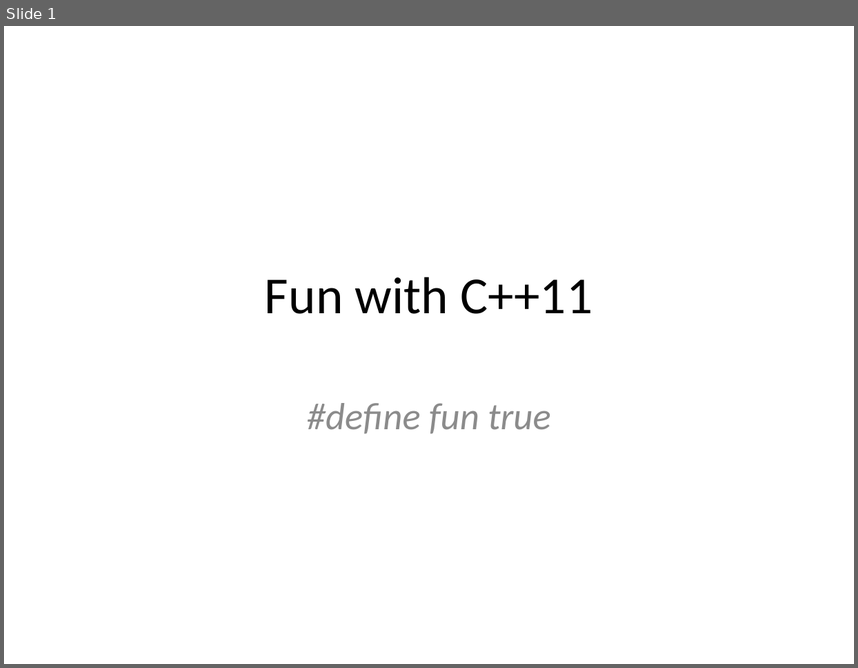
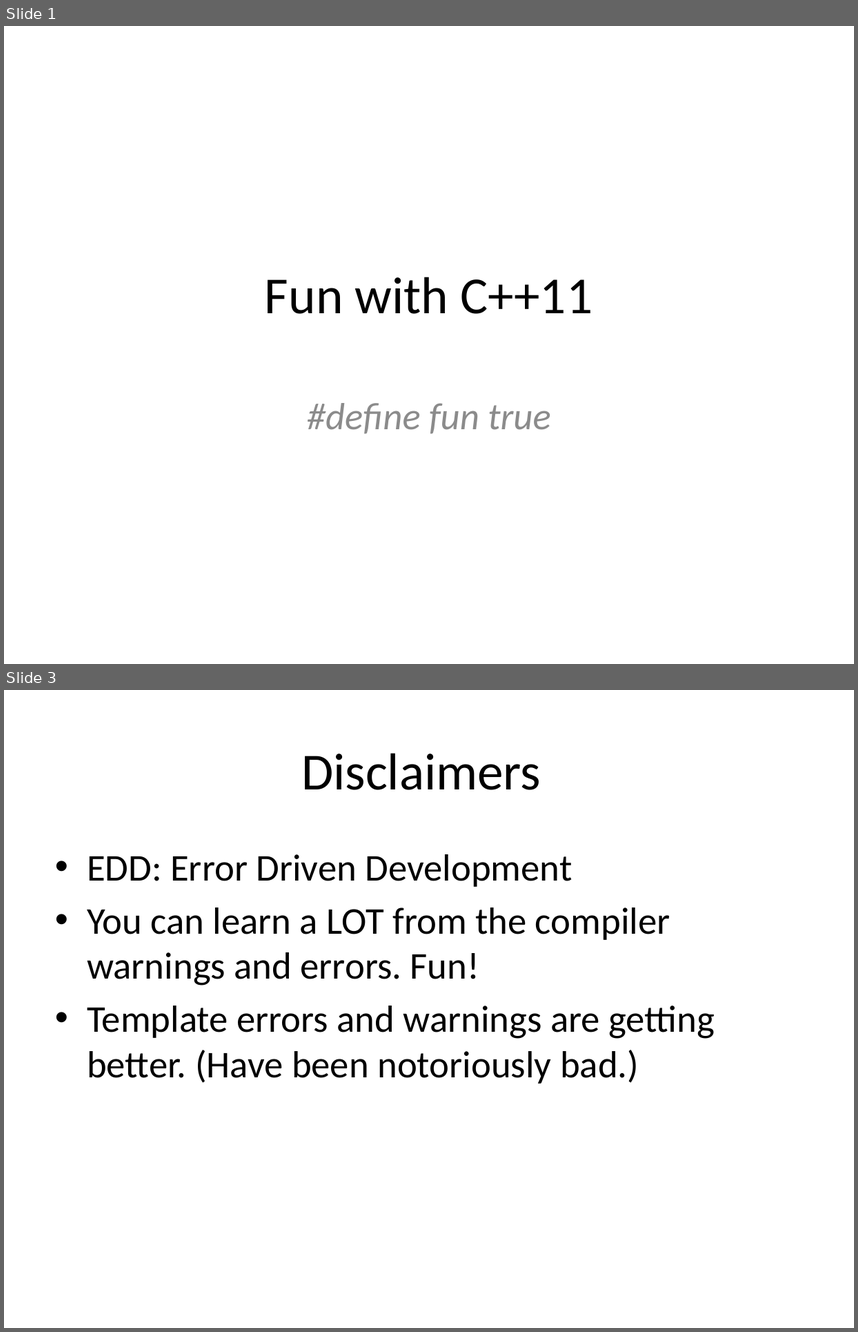
Before and after one commit to fellmad/FunWithCpp11, a slide deck: doc/Fun_with_C++11.pptx. Shown one above the other, each under a label of ours: slide 1 before the commit, slides 1 and 3 after it; the slides between them are not shown. The pictures are 858x668 and 858x1332 pixels, drawn with LibreOffice and Linux fonts; fonts in the diff are those of the drawing. Boxes give left, top, right and bottom in pixels: in the first picture for what was removed or moved away, otherwise in the second. Text is boxed around its words. In the diff, an @@ line names an element or a change of style, - is before the commit and + after.

```diff
--- a/doc/Fun_with_C++11.pptx
+++ b/doc/Fun_with_C++11.pptx
@@ slide 3 added at bbox=[4, 690, 854, 1328], background #FFFFFF @@
@@ title added at bbox=[301, 753, 541, 790], 44 pt, text #000000 @@
+Disclaimers
@@ text added at bbox=[87, 854, 715, 1083], 32 pt, text #000000 @@
+• EDD: Error Driven Development
+• You can learn a LOT from the compiler warnings and errors. Fun!
+• Template errors and warnings are getting better. (Have been notoriously bad.)
```
Also in this commit, not shown: 13 slides changed, 2 other slides added, 1 slide removed.
